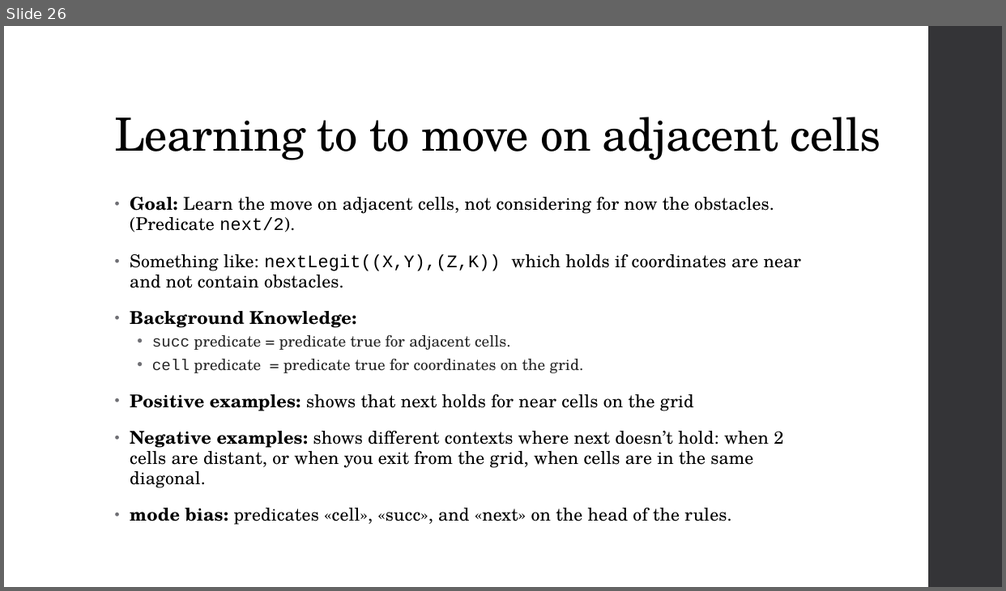
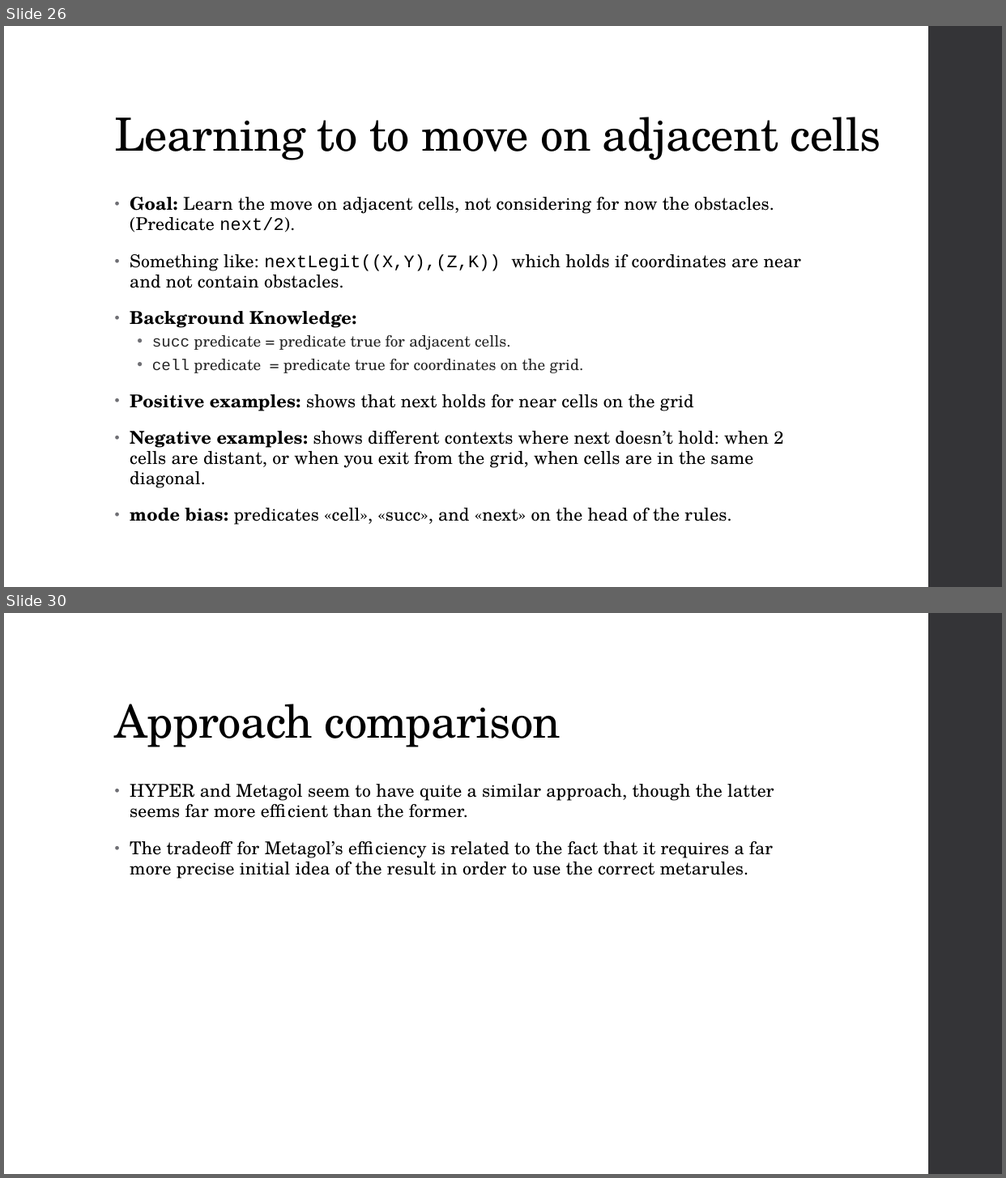
Before and after one commit to Alex-Dell1/ATAI_Maze_Project, a slide deck: ATAI_Presentation.pptx. Shown one above the other, each under a label of ours: slide 26 before the commit, slides 26 and 30 after it; the slides between them are not shown. The pictures are 1006x591 and 1006x1178 pixels, drawn with LibreOffice and Linux fonts; fonts in the diff are those of the drawing; background and template pictures are left out. Boxes give left, top, right and bottom in pixels: in the first picture for what was removed or moved away, otherwise in the second. Text is boxed around its words. In the diff, an @@ line names an element or a change of style, - is before the commit and + after.

```diff
--- a/ATAI_Presentation.pptx
+++ b/ATAI_Presentation.pptx
@@ slide 30 added at bbox=[4, 613, 1002, 1174], background picture (left out); not listed: 1 template element that a slide beside it also shows @@
@@ title added at bbox=[115, 704, 561, 747], 44 pt, text #000000 @@
+Approach comparison
@@ text added at bbox=[130, 784, 774, 879], 17 pt, text #000000 @@
+• HYPER and Metagol seem to have quite a similar approach, though the latter seems far more efficient than the former.
+• The tradeoff for Metagol’s efficiency is related to the fact that it requires a far more precise initial idea of the result in order to use the correct metarules.
```
Also in this commit, not shown: 2 slides changed, 4 other slides added, 1 other file.
